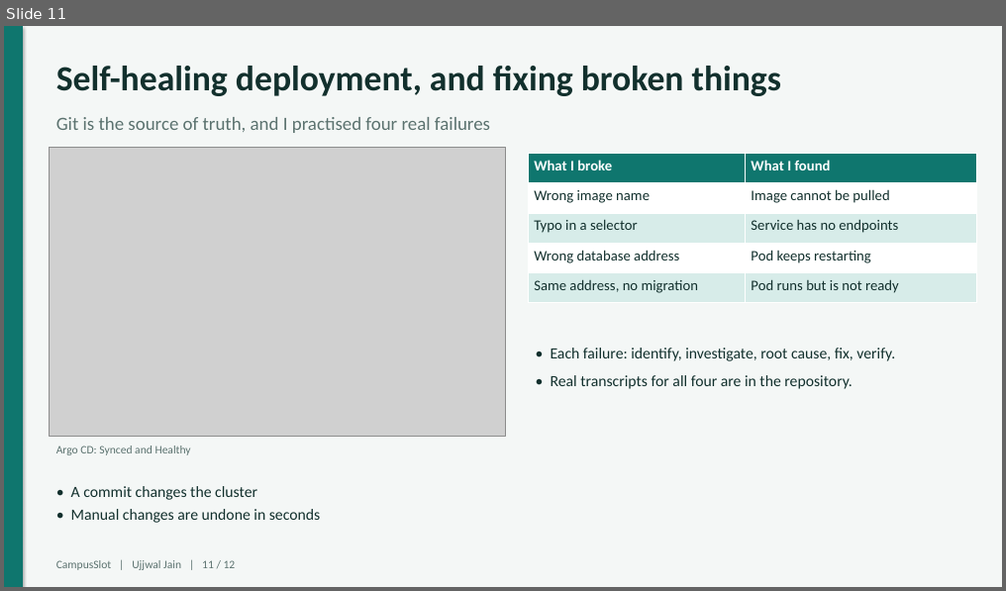
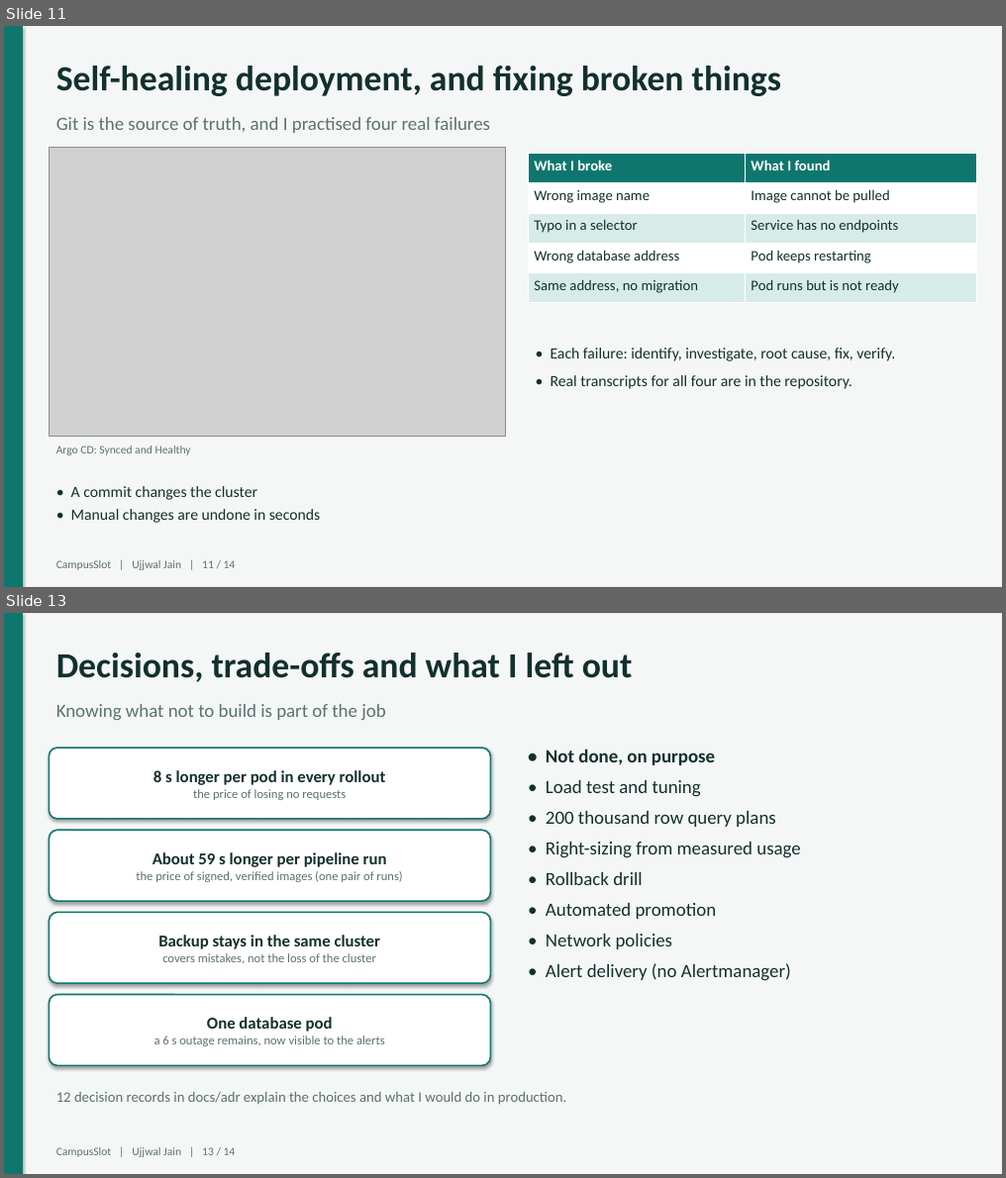
Before and after one commit to Ujjwaljain16/campusslot, a slide deck: docs/presentation/CampusSlot-final-presentation.pptx. Shown one above the other, each under a label of ours: slide 11 before the commit, slides 11 and 13 after it; the slides between them are not shown. The pictures are 1006x591 and 1006x1178 pixels, drawn with LibreOffice and Linux fonts; fonts in the diff are those of the drawing; grey boxes stand for pictures. Boxes give left, top, right and bottom in pixels: in the first picture for what was removed or moved away, otherwise in the second. Text is boxed around its words. In the diff, an @@ line names an element or a change of style, - is before the commit and + after.

Commit message:
README section on engineering decisions and results, two new slides (#7)
* Add the engineering decisions and results section to the README and two slides to the deck

* Fix the slide description in the README

```diff
--- a/docs/presentation/CampusSlot-final-presentation.pptx
+++ b/docs/presentation/CampusSlot-final-presentation.pptx
@@ slide 13 added at (4, 613, 1002, 1174), background #F4F7F6 @@
@@ rectangle added at (4, 613, 23, 1174), fill #0F766E @@
@@ text added at (56, 653, 633, 682), 34 pt, text #12302D, bold @@
+Decisions, trade-offs and what I left out
@@ text added at (56, 704, 385, 720), 18 pt, text #5B726F @@
+Knowing what not to build is part of the job
@@ rounded rectangle added at (49, 748, 491, 819), fill #FFFFFF, outline #0F766E 1.5 pt, 16 pt, text #12302D, bold @@
+8 s longer per pod in every rollout
+the price of losing no requests
@@ text added at (546, 749, 800, 981), 18 pt, text #12302D @@
+• Not done, on purpose
+• Load test and tuning
+• 200 thousand row query plans
+• Right-sizing from measured usage
+• Rollback drill
+• Automated promotion
+• Network policies
+• Alert delivery (no Alertmanager)
@@ rounded rectangle added at (49, 830, 491, 901), fill #FFFFFF, outline #0F766E 1.5 pt, 12 pt, text #5B726F @@
+About 59 s longer per pipeline run
+the price of signed, verified images (one pair of runs)
@@ rounded rectangle added at (49, 912, 491, 983), fill #FFFFFF, outline #0F766E 1.5 pt, 12 pt, text #5B726F @@
+Backup stays in the same cluster
+covers mistakes, not the loss of the cluster
@@ rounded rectangle added at (49, 995, 491, 1065), fill #FFFFFF, outline #0F766E 1.5 pt, 12 pt, text #5B726F @@
+One database pod
+a 6 s outage remains, now visible to the alerts
@@ text added at (56, 1092, 566, 1105), 14 pt, text #5B726F @@
+12 decision records in docs/adr explain the choices and what I would do in production.
@@ text added at (56, 1148, 236, 1157), 11 pt, text #5B726F @@
+CampusSlot | Ujjwal Jain | 13 / 14
@@ slide 11 changed as well @@
@@ text at (56, 561, 236, 570): text changed @@
-CampusSlot | Ujjwal Jain | 11 / 12
+CampusSlot | Ujjwal Jain | 11 / 14
```
Also in this commit, not shown: 11 other slides changed, 1 other slide added, 2 other files.
